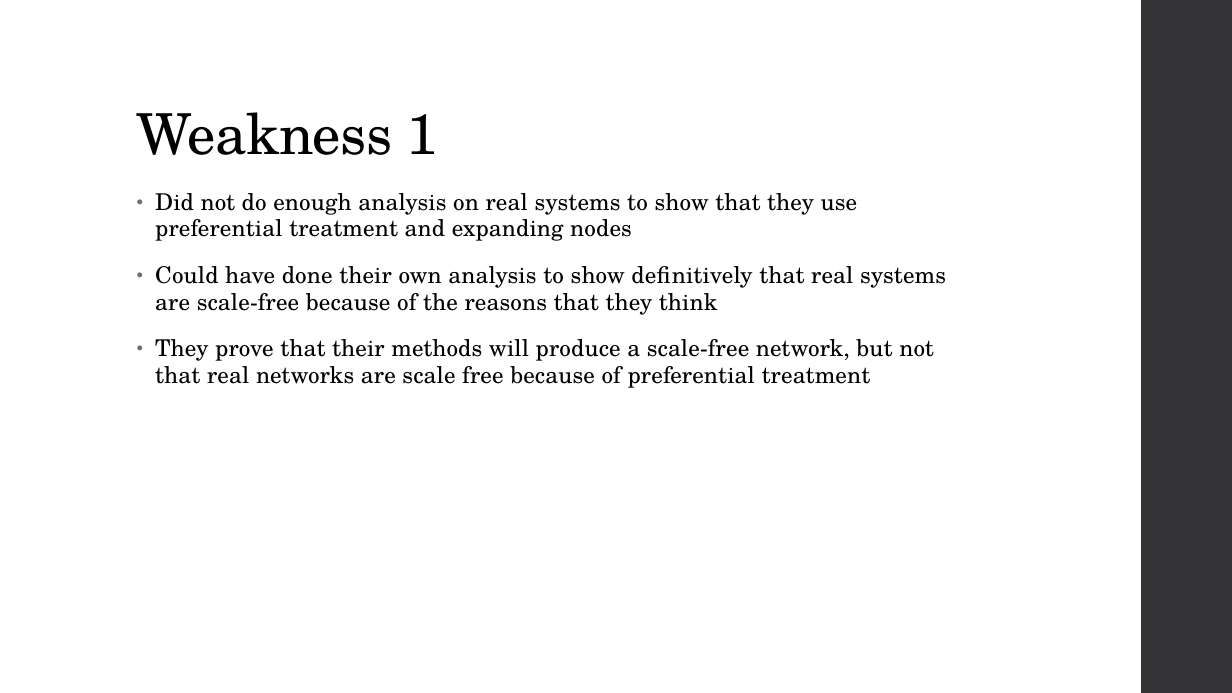
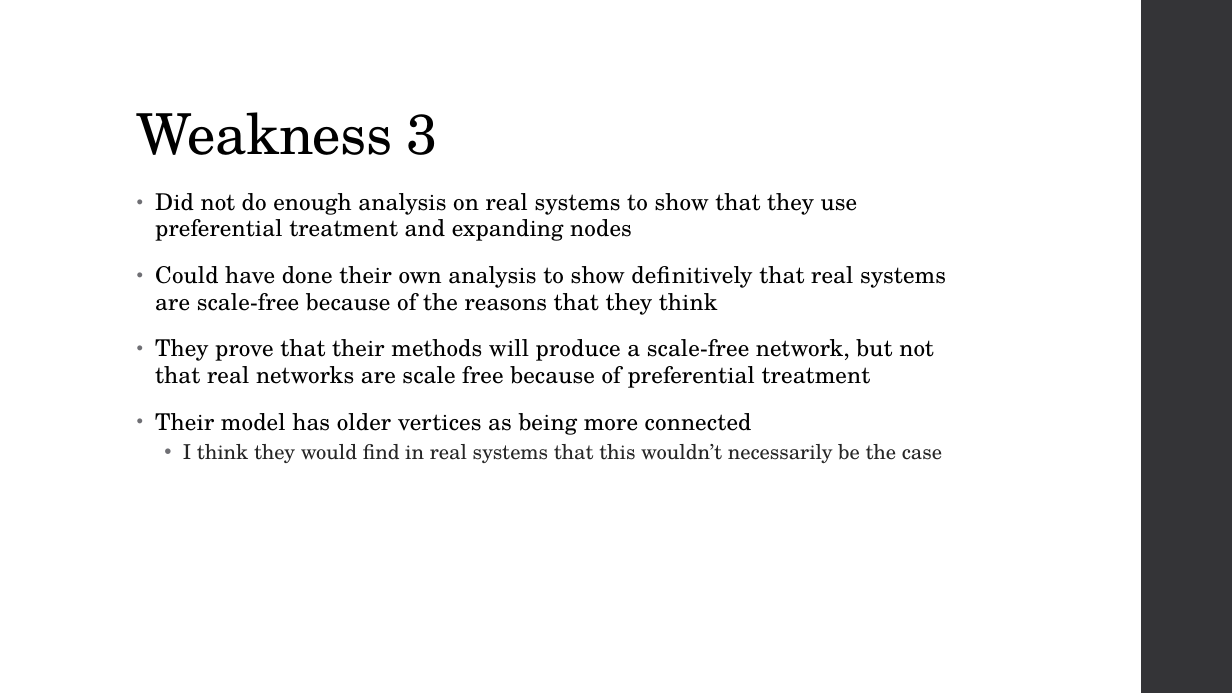
Before and after one commit to JefreyHildebrandt/UCF-Schoolwork, a slide deck: slide 19 of CAP6675 - Complex Adaptive Systems/EmergenceOfScalingPresentation/PresentationDraft2.pptx (slide 17 before the commit). Drawn at 1232x693 pixels with LibreOffice and Linux fonts; fonts in the diff are those of the drawing. Boxes give left, top, right and bottom in pixels: in the first picture for what was removed or moved away, otherwise in the second. Text is boxed around its words. In the diff, an @@ line names an element or a change of style, - is before the commit and + after.

```diff
--- a/CAP6675 - Complex Adaptive Systems/EmergenceOfScalingPresentation/PresentationDraft2.pptx
+++ b/CAP6675 - Complex Adaptive Systems/EmergenceOfScalingPresentation/PresentationDraft2.pptx
@@ title at [137,112,438,155]: text changed @@
-Weakness 1
+Weakness 3
@@ text at [155,413,942,463]: paragraphs added @@
+• Their model has older vertices as being more connected
+  • I think they would find in real systems that this wouldn’t necessarily be the case
```
Also in this commit, not shown: 10 other slides changed.
